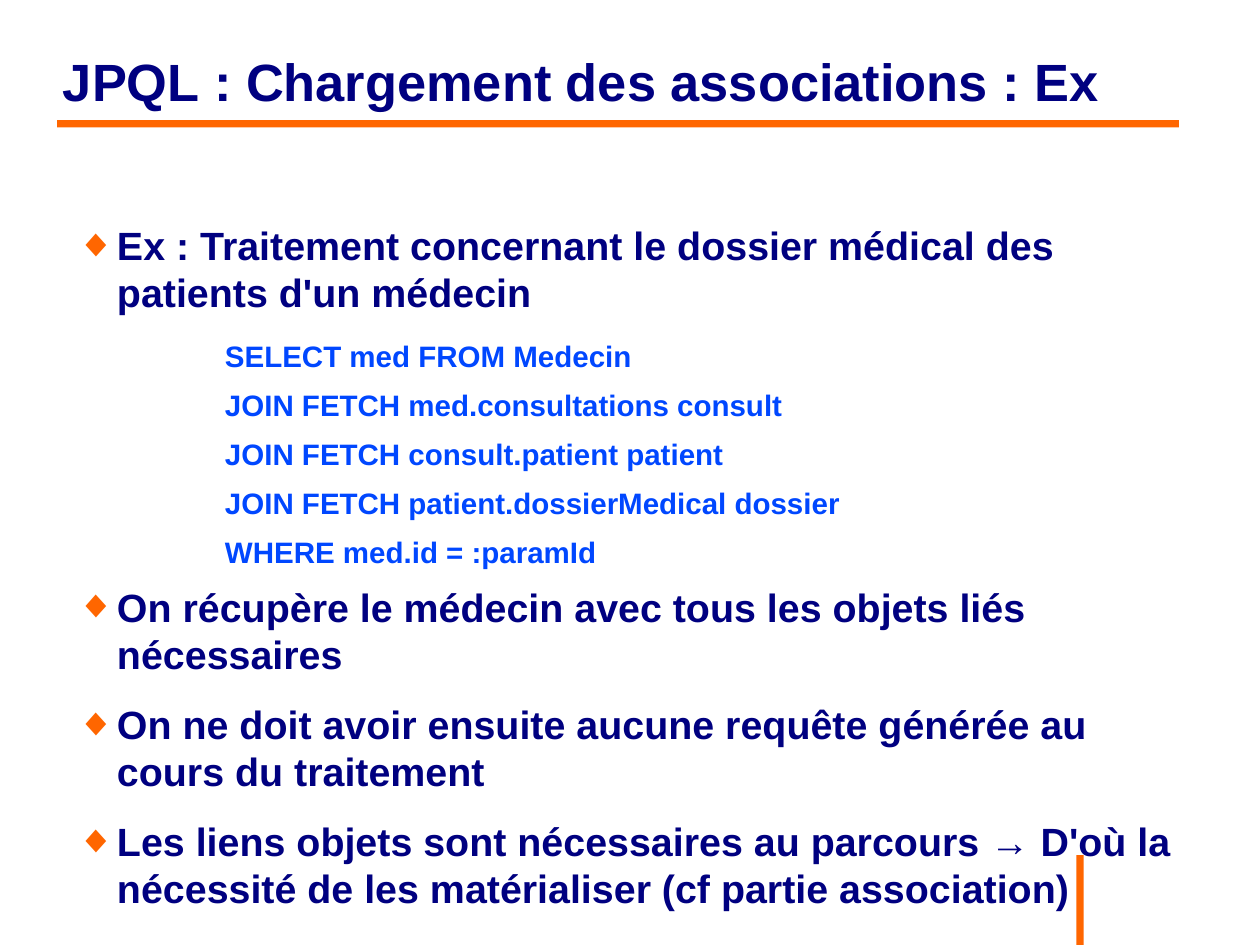
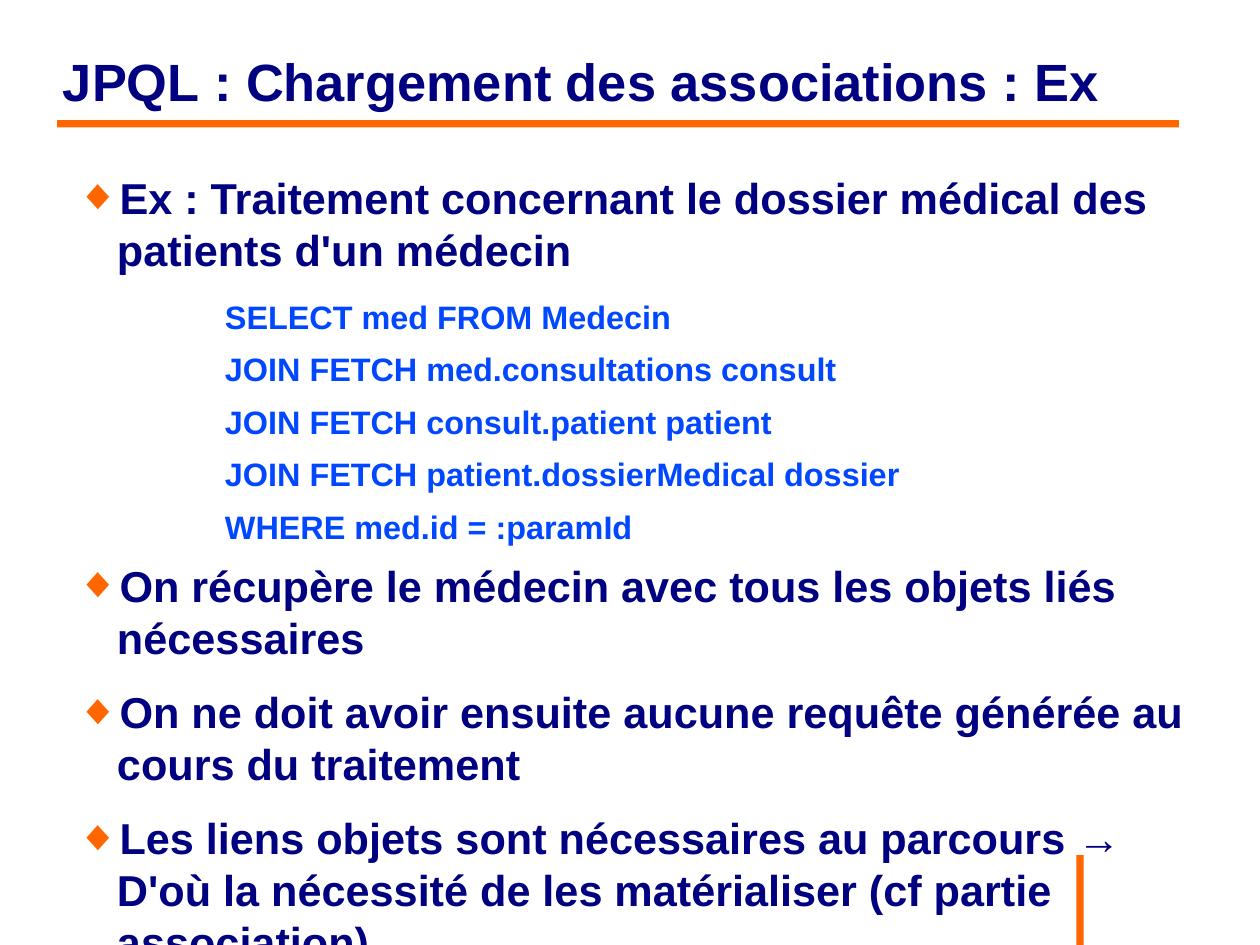
Before and after one commit to philphils/formation-hibernate-basique, a slide deck: slide 135 of Documentation/diapo_formation_hibernate.odp (slide 133 before the commit). Drawn at 1260x945 pixels with LibreOffice and Linux fonts; fonts in the diff are those of the drawing; background and template pictures are left out. Boxes give left, top, right and bottom in pixels: in the first picture for what was removed or moved away, otherwise in the second. Text is boxed around its words. In the diff, an @@ line names an element or a change of style, - is before the commit and + after.

Commit message:
MàJ diapo partie 7

```diff
--- a/Documentation/diapo_formation_hibernate.odp
+++ b/Documentation/diapo_formation_hibernate.odp
@@ text "Ex : Traitement concernant le ...": place and size @@
-text "Ex : Traitement concernant le ..." at [117, 231, 1170, 911]
+text "Ex : Traitement concernant le ..." at [117, 182, 1182, 914]
@@ text "Ex : Traitement concernant le ..." at [117, 182, 1182, 914]: size 24.8 to 27.2 pt in "Ex : Traitement concernant le dossier médical ...", "On récupère le médecin avec tous les ...", "On ne doit avoir ensuite aucune requête ...", "Les liens objets sont nécessaires au parcours ..."; size 18.6 to 20.4 pt in "SELECT med FROM Medecin", "JOIN FETCH med.consultations consult", "JOIN FETCH consult.patient patient", "JOIN FETCH patient.dossierMedical dossier" and 1 more places @@
```
Also in this commit, not shown: 21 other slides changed, 2 slides added.
